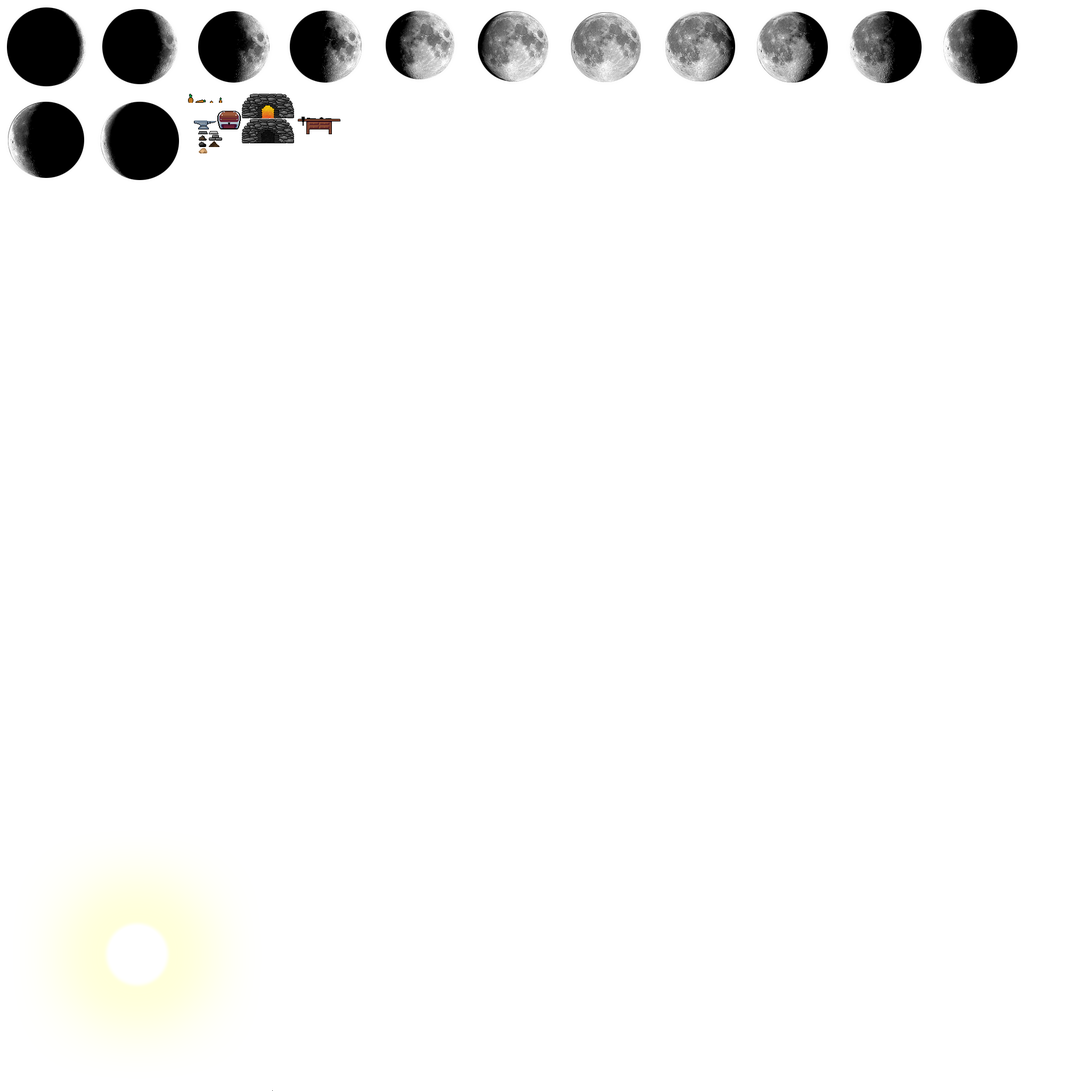
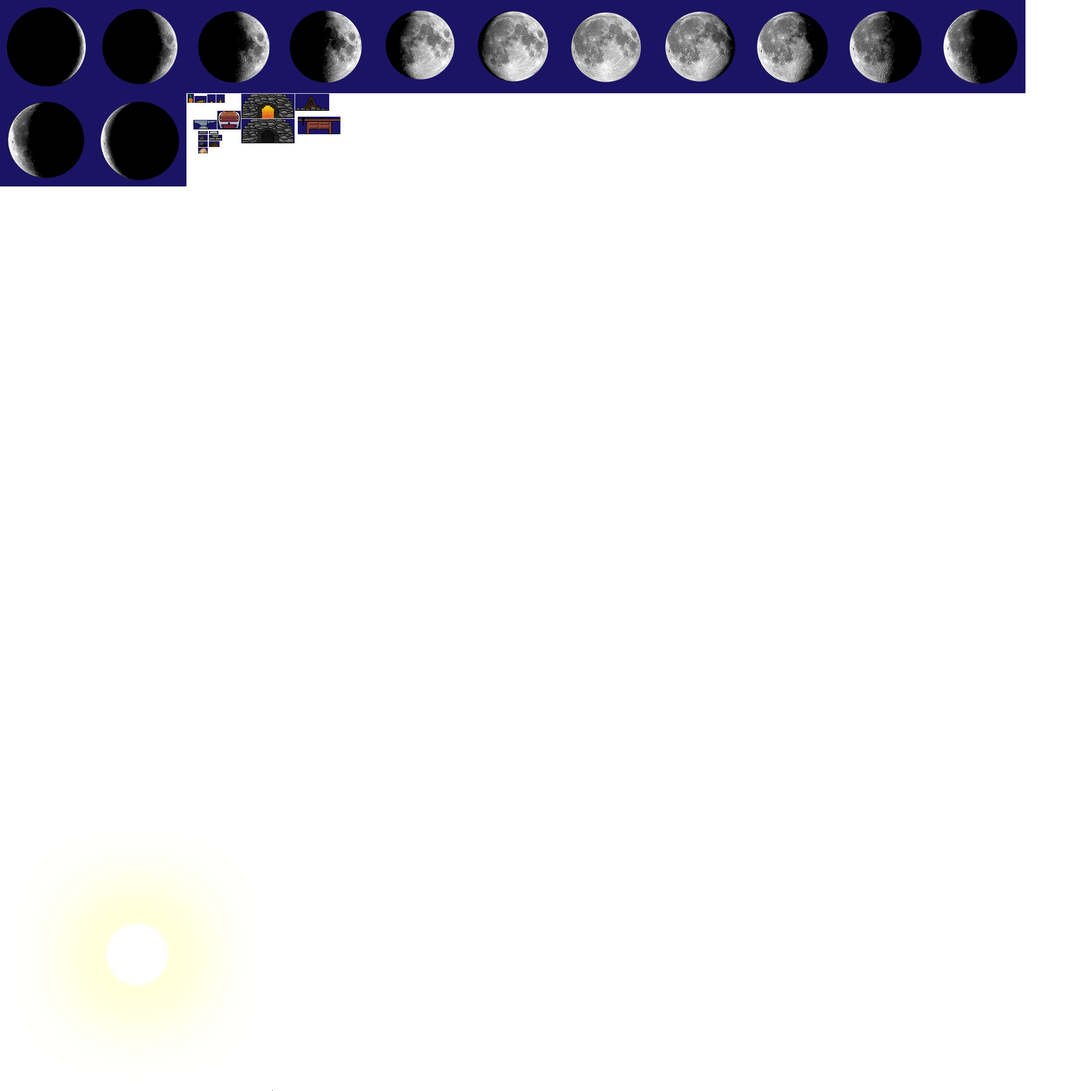
Two versions of the same layered image (1091x1091). Layer-by-layer changes:
painted on "Layer 0" over [295, 95, 329, 111]
showed "Layer 2", painted on it over [0, 0, 1026, 187]
